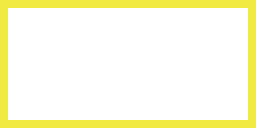
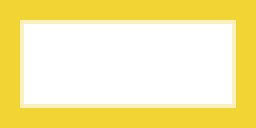
Layer changes from the first w=256, h=128 image to the second:
removed layer "Layer 1" over (x1=8, y1=8, x2=248, y2=120)
removed layer "Background" over (x1=0, y1=0, x2=256, y2=128)
